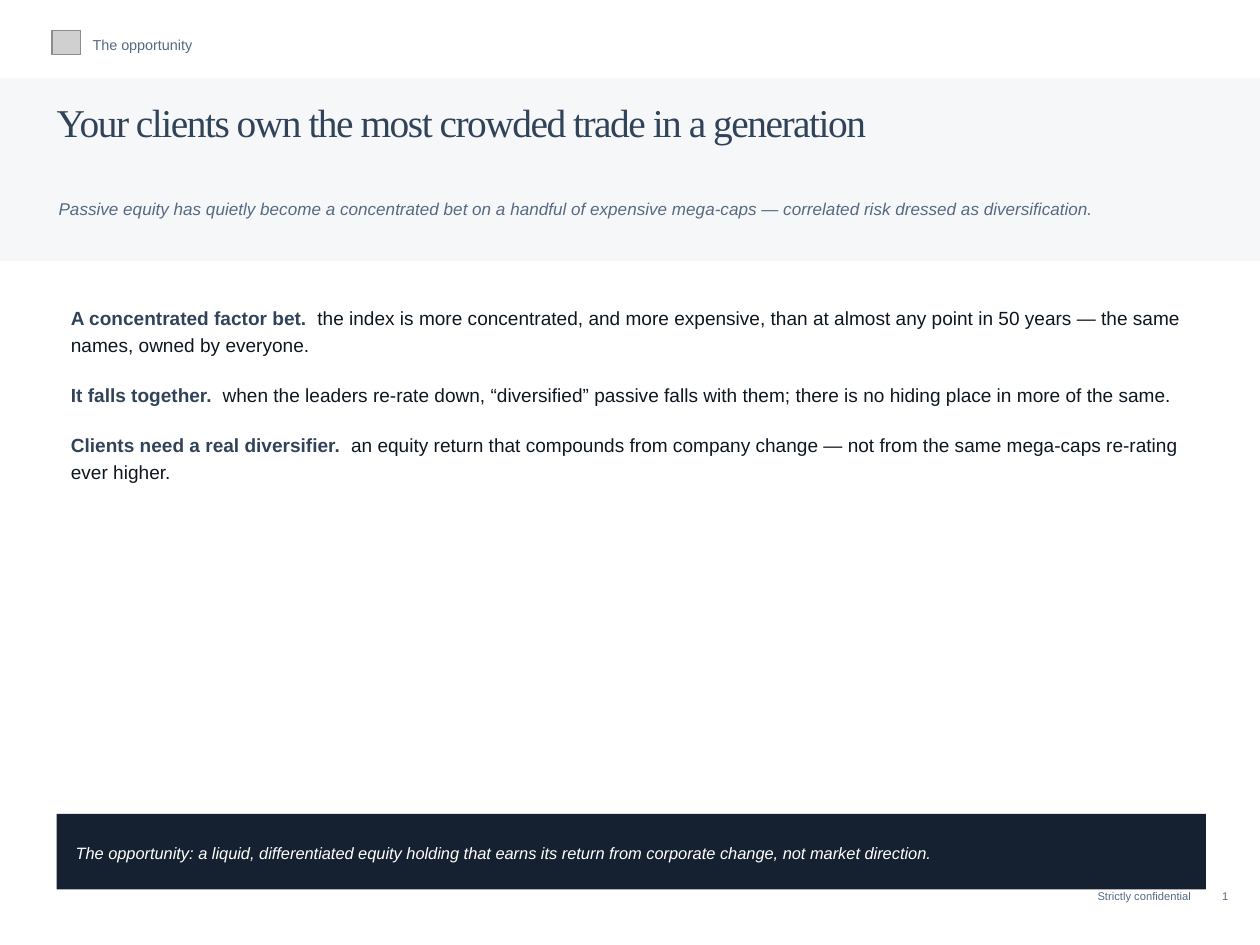
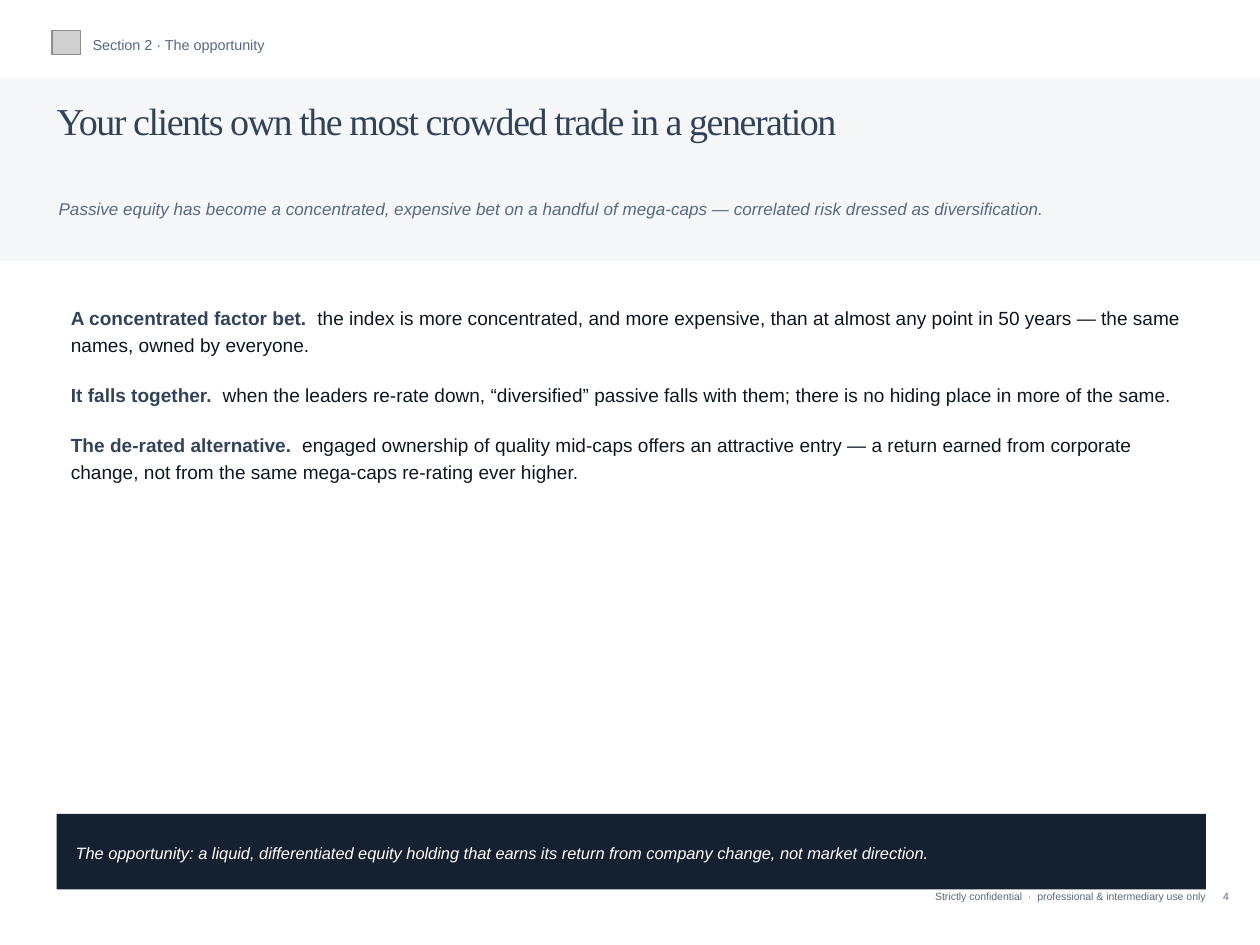
Before and after one commit to charette-lab/Claude, a slide deck: slide 5 of Athanase_Investment_Trust_Pitch.pptx (slide 2 before the commit). Drawn at 1260x945 pixels with LibreOffice and Linux fonts; fonts in the diff are those of the drawing; grey boxes stand for pictures. Boxes give left, top, right and bottom in pixels: in the first picture for what was removed or moved away, otherwise in the second. Text is boxed around its words. In the diff, an @@ line names an element or a change of style, - is before the commit and + after.

```diff
--- a/Athanase_Investment_Trust_Pitch.pptx
+++ b/Athanase_Investment_Trust_Pitch.pptx
@@ text at (93,39,265,53): text changed @@
-The opportunity
+Section 2 · The opportunity
@@ text "Your clients own the most ..." at (57,108,836,143): size 24 to 23.2 pt @@
@@ text at (59,202,1042,219): text changed @@
-Passive equity has quietly become a concentrated bet on a handful of expensive mega-caps — correlated risk dressed as diversification.
+Passive equity has become a concentrated, expensive bet on a handful of mega-caps — correlated risk dressed as diversification.
@@ text at (71,438,1131,483): text changed @@
-Clients need a real diversifier. an equity return that compounds from company change — not from the same mega-caps re-rating ever higher.
+The de-rated alternative. engaged ownership of quality mid-caps offers an attractive entry — a return earned from corporate change, not from the same mega-caps re-rating ever higher.
@@ text at (76,847,928,862): text changed @@
-The opportunity: a liquid, differentiated equity holding that earns its return from corporate change, not market direction.
+The opportunity: a liquid, differentiated equity holding that earns its return from company change, not market direction.
@@ text at (935,892,1229,902): text changed; size 6.8 to 6.4 pt @@
-Strictly confidential 1
+Strictly confidential · professional & intermediary use only 4
```
Also in this commit, not shown: 8 other slides changed, 10 slides added, 1 other file.
